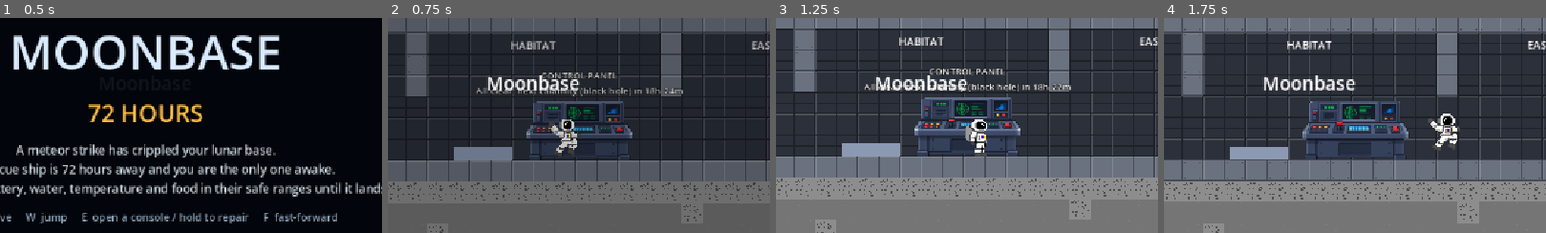
Above: before the commit, frames 1-4 (left to right).
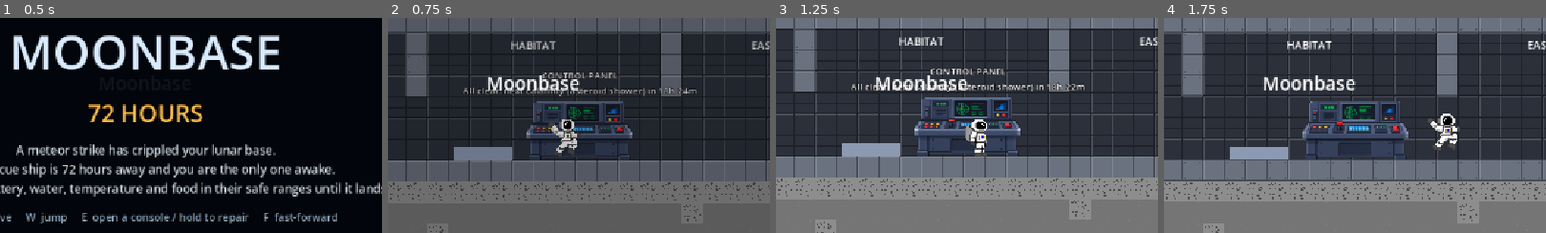
Above: after the commit, the same moments.

Repository: kushmdesai/72-Hours
Game: Godot game, scene res://scenes/main.tscn
The game is run twice, just before and just after one commit, with the same random seed, the same clock (stepped at 60 frames per second) and the same inputs.
Inputs (mouse positions are % of the whole screen's width and height, from its top left):
- Up to frame 1 (0.5 s): no input
- Up to frame 2 (0.75 s): tap Enter (ui_accept) at 0.5 s; move the mouse to (72, 45) at 0.52 s; hold D (move_right) from 0.53 s (still down); hold E (interact) from 0.53 s (still down); click (72, 45) at 0.67 s
- Up to frame 3 (1.25 s): keep holding D (move_right); keep holding E (interact); tap W (jump) at 0.77 s
- Up to frame 4 (1.75 s): keep holding D (move_right); move the mouse to (30, 55) at 1.27 s; release E (interact) at 1.28 s; tap E (interact) at 1.35 s; click (30, 55) at 1.42 s; tap W (jump) at 1.52 s
The pictures show only the part of the screen within x 31-81%, y 22-72%; the shares and areas given below are measured in that part.

Frame 1 is identical in both runs. In frame 2, 1.1% of the frame differs, in the area x 19-81%, y 25-37%; in frame 3, 1.3%, in the area x 19-81%, y 23-35%; in frame 4, nothing differs.

Commit message:
Add the asteroid shower as the third calamity
Calamities now take turns: black hole, alien UFO, asteroid shower. During
the asteroid warning, rocks (the big and small asteroid art) streak
across the sky more and more often. Anyone outside when it hits is
struck, and the impacts cause dust on the panels, an oxygen leak in the
hull, a water leak and greenhouse blight.

Co-Authored-By: Claude Opus 5.5 (1M context) <noreply@anthropic.com>

Diff:
--- a/scripts/danger_events.gd
+++ b/scripts/danger_events.gd
@@ -3,8 +3,8 @@
 ## Calamities that send the astronaut into the ice tunnels.
 ##
 ## Every so often a calamity arrives: a black hole sweeping past the Moon, or
-## an alien UFO raiding the base. They take turns (the first is picked at
-## random). The Control Panel in the Habitat switches to its danger screen
+## an alien UFO raiding the base, or an asteroid shower. They take turns in
+## that order (the first is picked at random). The Control Panel in the Habitat switches to its danger screen
 ## `warning_hours` before one arrives, and a banner counts down. While it lasts
 ## (`duration_hours`) the only safe place is the ice tunnels: anyone outside is
 ## pulled off the surface or abducted and the game ends. Either way the base is
@@ -50,7 +50,19 @@
 		"caught": "You were outside when the alien UFO raided the base at hour %.1f\nand were abducted.",
 		"tint": Color(0.1, 0.45, 0.15),
 	},
+	"asteroids": {
+		"name": "ASTEROID SHOWER",
+		"art": preload("res://assests/background/Pixelated Astroid (BIG).png"),
+		"passing": "hitting the surface",
+		# Impacts out on the surface and holes punched in the hull.
+		"damage": ["dust", "oxygen_leak", "water_leak", "blight"],
+		"caught": "You were outside when the asteroid shower hit at hour %.1f\nand were struck by a falling rock.",
+		"tint": Color(0.5, 0.2, 0.0),
+	},
 }
+## The calamities in the order they take turns.
+const ORDER := ["black_hole", "alien", "asteroids"]
+const ASTEROID_SMALL := preload("res://assests/background/Pixelated Astroid (SMALL).png")
 
 var phase := "calm"
 ## Which calamity is next (or happening): a key of KINDS.
@@ -66,6 +78,11 @@
 var _hole: TextureRect
 var _tint: ColorRect
 var _t := 0.0
+var _dt := 0.0
+## Asteroids streaking across the sky during an asteroid warning:
+## {node: TextureRect, velocity: Vector2}.
+var _meteors: Array[Dictionary] = []
+var _next_meteor := 0.0
 
 
 func _ready() -> void:
@@ -73,12 +90,13 @@
 	if not main:
 		main = get_parent()
 	arrive_hour = _rng.randf_range(first_hours.x, first_hours.y)
-	kind = KINDS.keys()[_rng.randi() % KINDS.size()]
+	kind = ORDER[_rng.randi() % ORDER.size()]
 	_build()
 
 
 func _process(delta: float) -> void:
 	_t += delta
+	_dt = delta
 	if Base.ended:
 		_layer.visible = false
 		return
@@ -105,7 +123,7 @@
 				arrive_hour = h + _rng.randf_range(gap_hours.x, gap_hours.y)
 				passed.emit()
 				# The other calamity comes next.
-				kind = "alien" if kind == "black_hole" else "black_hole"
+				kind = ORDER[(ORDER.find(kind) + 1) % ORDER.size()]
 	_update_visuals()
 
 
@@ -193,6 +211,15 @@
 				_hole.position = Vector2(lerpf(1100.0, 692.0, minf(k * 2.0, 1.0)), 50.0 + sin(_t * 2.0) * 8.0)
 				_hole.scale = Vector2.ONE * lerpf(0.8, 1.5, k)
 				_hole.rotation = sin(_t * 1.3) * 0.08
+			if kind == "asteroids":
+				# No single object in the sky: rocks streak past instead,
+				# more and more often as the shower gets close.
+				_hole.visible = false
+				if not sheltered():
+					_next_meteor -= _dt
+					if _next_meteor <= 0.0:
+						_spawn_meteor(k)
+						_next_meteor = lerpf(1.6, 0.25, k) * _rng.randf_range(0.6, 1.4)
 			_tint.visible = false
 		"active":
 			_banner.visible = true
@@ -202,6 +229,35 @@
 			_hole.visible = false
 			_tint.visible = true
 			_tint.color = Color(KINDS[kind].tint, 0.12 + 0.05 * sin(_t * 3.0))
+	_move_meteors()
+
+
+func _spawn_meteor(k: float) -> void:
+	var big := _rng.randf() < lerpf(0.15, 0.5, k)
+	var m := TextureRect.new()
+	m.texture = KINDS.asteroids.art if big else ASTEROID_SMALL
+	m.texture_filter = CanvasItem.TEXTURE_FILTER_NEAREST
+	m.size = m.texture.get_size()
+	m.scale = Vector2.ONE * _rng.randf_range(0.6, 1.1)
+	m.mouse_filter = Control.MOUSE_FILTER_IGNORE
+	m.position = Vector2(_rng.randf_range(500.0, 1250.0), -90.0)
+	_layer.add_child(m)
+	# The art points down and to the left, so fly that way.
+	var speed := _rng.randf_range(420.0, 700.0)
+	_meteors.append({"node": m, "velocity": Vector2(-0.8, 0.6) * speed})
+
+
+func _move_meteors() -> void:
+	var out_of_sight := sheltered() or phase != "warning"
+	for m: Dictionary in _meteors:
+		var node: TextureRect = m.node
+		node.position += m.velocity * _dt
+		node.visible = not out_of_sight
+	var gone := _meteors.filter(func(m: Dictionary) -> bool:
+		return m.node.position.y > 700.0 or m.node.position.x < -150.0)
+	for m: Dictionary in gone:
+		m.node.queue_free()
+		_meteors.erase(m)
 
 
 func _build() -> void:
Not shown, added: assests/background/Pixel-Art Sci-Fi Airlock Door.png.import
Not shown, added: assests/background/Pixelated Astroid (BIG).png.import
Not shown, added: assests/background/Pixelated Astroid (SMALL).png.import
Not shown, changed: docs/project-plan.md
